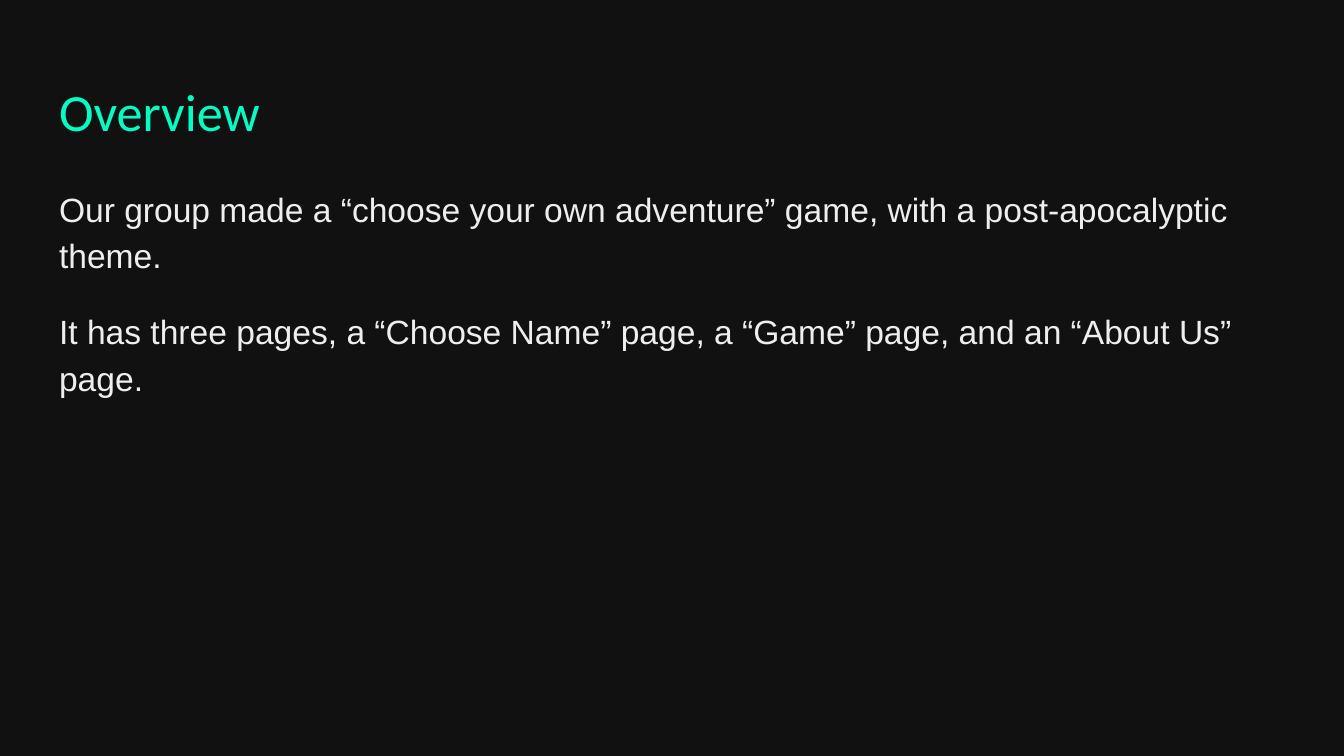
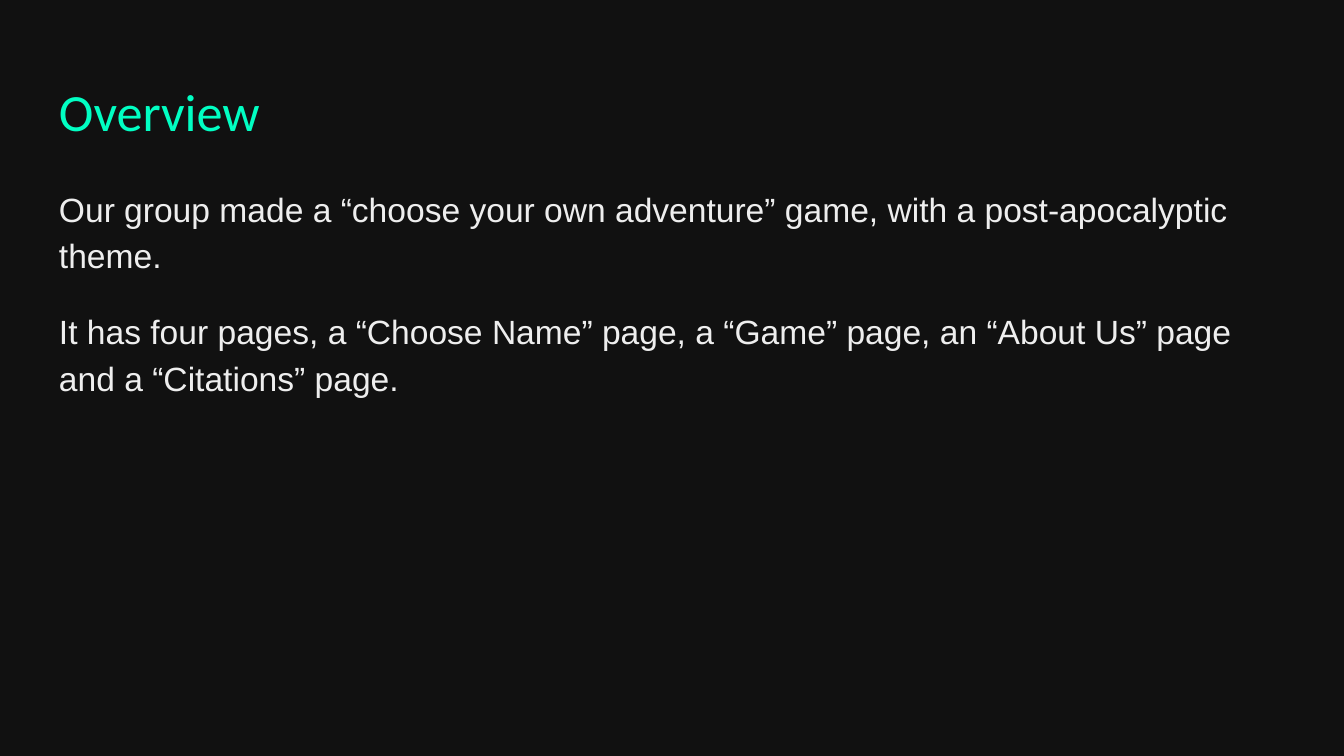
Before and after one commit to TheSwenson/Choose-Your-Adventure, a slide deck: slide 2 of jacaja-pres.pptx. Drawn at 1344x756 pixels with LibreOffice and Linux fonts; fonts in the diff are those of the drawing. Boxes give left, top, right and bottom in pixels: in the first picture for what was removed or moved away, otherwise in the second. Text is boxed around its words. In the diff, an @@ line names an element or a change of style, - is before the commit and + after.

```diff
--- a/jacaja-pres.pptx
+++ b/jacaja-pres.pptx
@@ text at (59, 319, 1231, 397): text changed @@
-It has three pages, a “Choose Name” page, a “Game” page, and an “About Us” page.
+It has four pages, a “Choose Name” page, a “Game” page, an “About Us” page and a “Citations” page.
```
Also in this commit, not shown: 2 other slides changed, 1 slide added, 1 other file.
